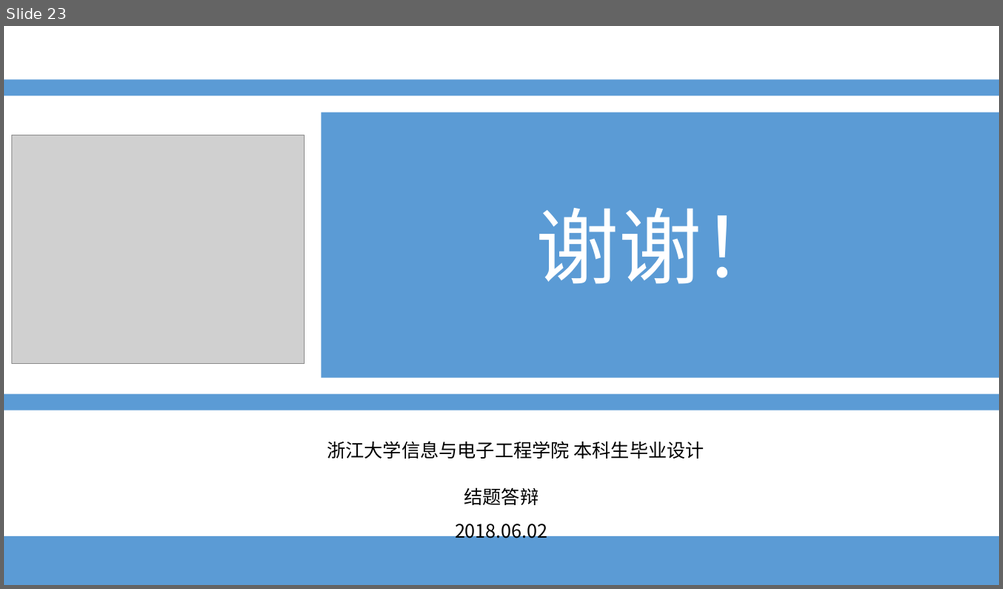
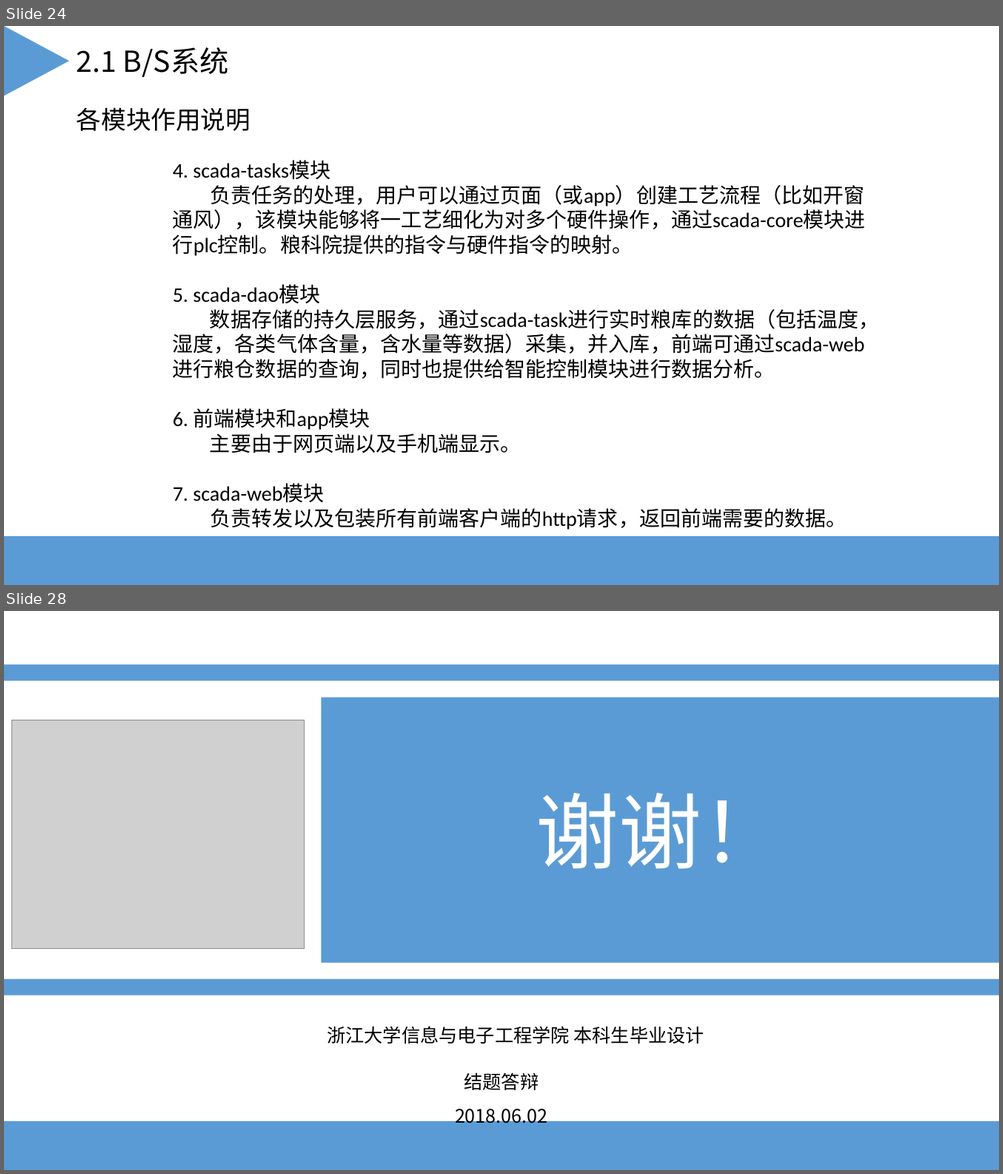
Before and after one commit to yangkaigithub/scada-task, a slide deck: 文档/毕设答辩.ppt. Shown one above the other, each under a label of ours: slide 23 before the commit, slides 24 and 28 after it; the slides between them are not shown. The pictures are 1003x589 and 1003x1174 pixels, drawn with LibreOffice and Linux fonts; fonts in the diff are those of the drawing; grey boxes stand for pictures. Boxes give left, top, right and bottom in pixels: in the first picture for what was removed or moved away, otherwise in the second. Text is boxed around its words. In the diff, an @@ line names an element or a change of style, - is before the commit and + after.

```diff
--- a/文档/毕设答辩.ppt
+++ b/文档/毕设答辩.ppt
@@ slide 24 added at (4, 26, 999, 585), background #FFFFFF @@
@@ triangle added at (5, 26, 69, 96), fill #5B9BD5 @@
@@ text added at (77, 47, 229, 77), 28 pt, text #000000 @@
+2.1 B/S系统
@@ text added at (77, 107, 250, 131), 24 pt, text #000000 @@
+各模块作用说明
@@ text added at (173, 161, 879, 530), 20 pt, text #000000 @@
+4. scada-tasks模块
+负责任务的处理，用户可以通过页面（或app）创建工艺流程（比如开窗通风），该模块能够将一工艺细化为对多个硬件操作，通过scada-core模块进行plc控制。粮科院提供的指令与硬件指令的映射。
+5. scada-dao模块
+数据存储的持久层服务，通过scada-task进行实时粮库的数据（包括温度，湿度，各类气体含量，含水量等数据）采集，并入库，前端可通过scada-web进行粮仓数据的查询，同时也提供给智能控制模块进行数据分析。
+6. 前端模块和app模块
+主要由于网页端以及手机端显示。
+7. scada-web模块
+负责转发以及包装所有前端客户端的http请求，返回前端需要的数据。
@@ rectangle added at (4, 537, 999, 585), fill #5B9BD5 @@
@@ what was slide 23 is now slide 28 @@
```
Also in this commit, not shown: 16 slides changed, 8 other slides added, 4 slides removed, 6 other files.
